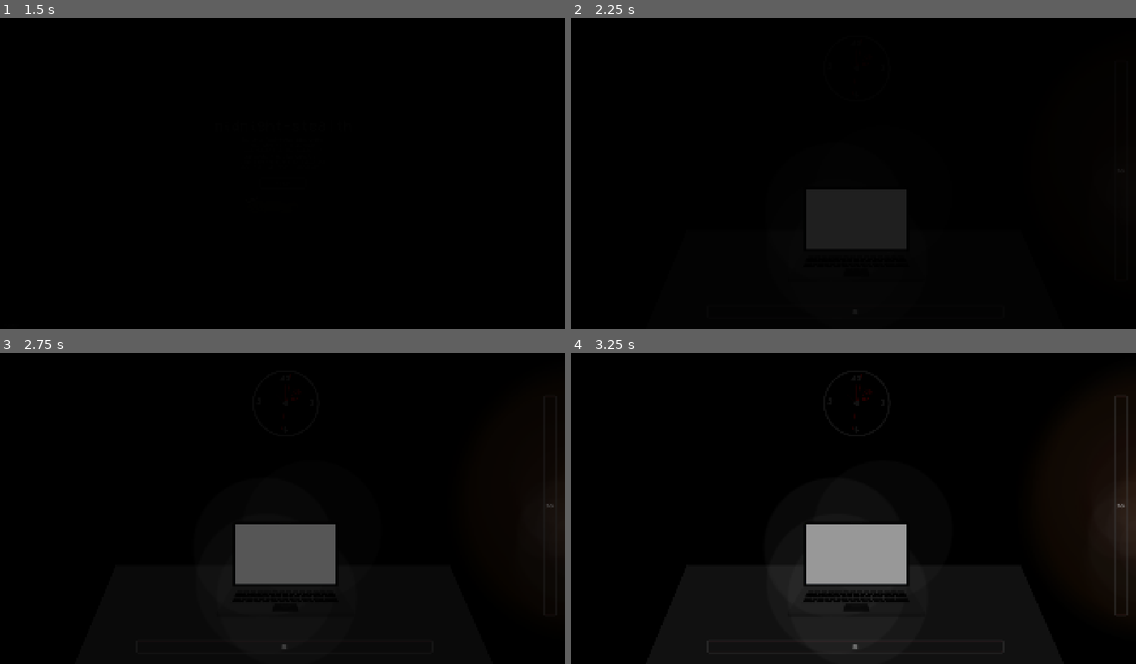
Above: before the commit, frames 1-4 (two rows, left to right).
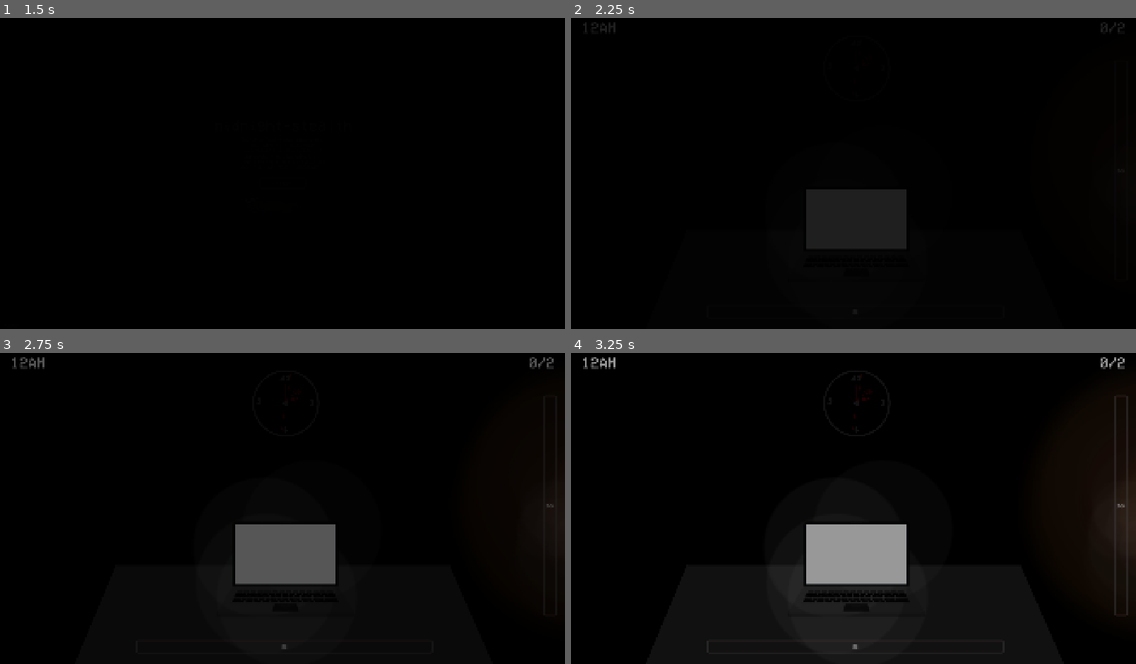
Above: after the commit, the same moments.

Repository: vempr/midnight-stealth
Game: Godot game, scene res://scenes/game.tscn
Two runs of this game, one before a commit and one after it. Both use one fixed random seed, a clock stepped at 60 frames per second and the inputs below.
Inputs (mouse positions are in pixels of both pictures, inside the frame that each line leads up to):
- Up to frame 1 (1.5 s): click "Play!" at 0.5 s; click "Play!" at 1.25 s
- Up to frame 2 (2.25 s): tap Enter at 2 s; move the mouse to (1119, 170) at 2.02 s; tap A (press_a) at 2.1 s
- Up to frame 3 (2.75 s): no input
- Up to frame 4 (3.25 s): move the mouse to (853, 648) at 2.77 s; tap C (press_c) at 2.85 s

Frame 1 is identical in both runs. In frame 2, 0.1% of the frame differs, in the area x 2-98%, y 1-5%; in frame 3, 0.2%; in frame 4, 0.2%, in the area x 2-98%, y 1-6%.

Commit message:
ui: dynamic xx:AM & assignements, render game_lost(enemy) after jumpscare with sfx fade-out

Diff:
--- a/scenes/actual_game.tscn
+++ b/scenes/actual_game.tscn
@@ -22,6 +22,11 @@
 
 [node name="ActualGame" type="Node2D"]
 script = ExtResource("1_sin48")
+
+[node name="Clock" type="Timer" parent="."]
+unique_name_in_owner = true
+wait_time = 45.0
+autostart = true
 
 [node name="HUD" parent="." instance=ExtResource("1_et30f")]
 unique_name_in_owner = true
@@ -55,7 +60,7 @@
 
 [node name="Jumpscare" type="CanvasLayer" parent="."]
 unique_name_in_owner = true
-layer = 10
+layer = 3
 visible = false
 
 [node name="DadJumpscare" type="Sprite2D" parent="Jumpscare"]
@@ -85,11 +90,12 @@
 [node name="AmbienceHorror" type="AudioStreamPlayer" parent="Audios"]
 unique_name_in_owner = true
 stream = ExtResource("12_spiit")
-volume_db = -5.0
+volume_db = -7.0
 
 [node name="AmbienceClock" type="AudioStreamPlayer" parent="Audios"]
 unique_name_in_owner = true
 stream = ExtResource("13_o5qd2")
+volume_db = -20.0
 
 [node name="DogPant" type="AudioStreamPlayer" parent="Audios"]
 unique_name_in_owner = true
@@ -113,3 +119,5 @@
 unique_name_in_owner = true
 stream = ExtResource("18_bsq64")
 volume_db = -18.0
+
+[connection signal="timeout" from="Clock" to="." method="_on_clock_timeout"]
--- a/scenes/bed.tscn
+++ b/scenes/bed.tscn
@@ -127,10 +127,12 @@
 
 [node name="SleepButton" type="Button" parent="."]
 unique_name_in_owner = true
+visible = false
 offset_left = 995.0
 offset_top = 621.0
 offset_right = 1342.0
 offset_bottom = 693.0
+theme_override_colors/font_color = Color(0, 1, 0, 1)
 theme_override_fonts/font = ExtResource("8_ulp3u")
 theme_override_font_sizes/font_size = 40
 text = "Go To Sleep.."
--- a/scenes/game.tscn
+++ b/scenes/game.tscn
@@ -9,11 +9,11 @@
 
 [node name="MainMenu" parent="." instance=ExtResource("2_5newe")]
 unique_name_in_owner = true
-layer = 3
+layer = 4
 
 [node name="BlackBackgroundCL" type="CanvasLayer" parent="."]
 unique_name_in_owner = true
-layer = 3
+layer = 4
 visible = false
 
 [node name="BlackBackground" type="ColorRect" parent="BlackBackgroundCL"]
@@ -44,3 +44,104 @@
 thanks for playing ❤️
 ❤️ built for siege (hack club) hackathon ❤️"
 horizontal_alignment = 1
+
+[node name="LostToTimeLabel" type="Label" parent="BlackBackgroundCL/BlackBackground"]
+unique_name_in_owner = true
+visible = false
+z_index = 10
+layout_mode = 1
+anchors_preset = 8
+anchor_left = 0.5
+anchor_top = 0.5
+anchor_right = 0.5
+anchor_bottom = 0.5
+offset_left = -234.5
+offset_top = -25.0
+offset_right = 234.5
+offset_bottom = 50.0
+grow_horizontal = 2
+grow_vertical = 2
+theme_override_fonts/font = ExtResource("2_1kice")
+theme_override_font_sizes/font_size = 20
+text = "you lost to: time
+tip: finish your assignments before 6am!"
+horizontal_alignment = 1
+
+[node name="LostToDadLabel" type="Label" parent="BlackBackgroundCL/BlackBackground"]
+unique_name_in_owner = true
+visible = false
+z_index = 10
+layout_mode = 1
+anchors_preset = 8
+anchor_left = 0.5
+anchor_top = 0.5
+anchor_right = 0.5
+anchor_bottom = 0.5
+offset_left = -234.5
+offset_top = -25.0
+offset_right = 234.5
+offset_bottom = 50.0
+grow_horizontal = 2
+grow_vertical = 2
+theme_override_fonts/font = ExtResource("2_1kice")
+theme_override_font_sizes/font_size = 20
+text = "you lost to: dad
+tip: close your door when you hear his footsteps!"
+horizontal_alignment = 1
+
+[node name="LostToMomLabel" type="Label" parent="BlackBackgroundCL/BlackBackground"]
+unique_name_in_owner = true
+visible = false
+z_index = 10
+layout_mode = 1
+anchors_preset = 8
+anchor_left = 0.5
+anchor_top = 0.5
+anchor_right = 0.5
+anchor_bottom = 0.5
+offset_left = -234.5
+offset_top = -25.0
+offset_right = 234.5
+offset_bottom = 50.0
+grow_horizontal = 2
+grow_vertical = 2
+theme_override_fonts/font = ExtResource("2_1kice")
+theme_override_font_sizes/font_size = 20
+text = "you lost to: mom
+tip: open your door when you hear her footsteps!"
+horizontal_alignment = 1
+
+[node name="ReplayButton" type="Button" parent="BlackBackgroundCL/BlackBackground"]
+unique_name_in_owner = true
+visible = false
+layout_mode = 1
+anchors_preset = 8
+anchor_left = 0.5
+anchor_top = 0.5
+anchor_right = 0.5
+anchor_bottom = 0.5
+offset_top = 30.0
+offset_right = 136.0
+offset_bottom = 53.0
+grow_horizontal = 2
+grow_vertical = 2
+theme_override_fonts/font = ExtResource("2_1kice")
+text = "Play Again"
+
+[node name="MainMenuButton" type="Button" parent="BlackBackgroundCL/BlackBackground"]
+unique_name_in_owner = true
+visible = false
+layout_mode = 1
+anchors_preset = 8
+anchor_left = 0.5
+anchor_top = 0.5
+anchor_right = 0.5
+anchor_bottom = 0.5
+offset_left = -140.0
+offset_top = 30.0
+offset_right = -4.0
+offset_bottom = 53.0
+grow_horizontal = 2
+grow_vertical = 2
+theme_override_fonts/font = ExtResource("2_1kice")
+text = "Main Menu"
--- a/scenes/hud.tscn
+++ b/scenes/hud.tscn
@@ -1,6 +1,7 @@
-[gd_scene load_steps=8 format=3 uid="uid://d2dulgpycwl2c"]
+[gd_scene load_steps=9 format=3 uid="uid://d2dulgpycwl2c"]
 
 [ext_resource type="Script" uid="uid://bt63qu8ldpxxu" path="res://scripts/hud.gd" id="1_ahhtf"]
+[ext_resource type="FontFile" uid="uid://dqs0oaj4yyi5i" path="res://assets/fonts/VCR_OSD_MONO_1.001.ttf" id="2_oo0fn"]
 
 [sub_resource type="StyleBoxFlat" id="StyleBoxFlat_ahhtf"]
 bg_color = Color(0.945098, 0.380392, 0.501961, 0.403922)
@@ -42,6 +43,40 @@
 layer = 3
 script = ExtResource("1_ahhtf")
 
+[node name="Info" type="Node" parent="."]
+
+[node name="Time" type="Label" parent="Info"]
+unique_name_in_owner = true
+offset_left = 35.0
+offset_top = 29.0
+offset_right = 152.0
+offset_bottom = 73.0
+theme_override_fonts/font = ExtResource("2_oo0fn")
+theme_override_font_sizes/font_size = 50
+text = "12AM"
+
+[node name="AssignmentsLeft" type="Label" parent="Info"]
+unique_name_in_owner = true
+offset_left = 1795.0
+offset_top = 29.0
+offset_right = 1912.0
+offset_bottom = 73.0
+theme_override_fonts/font = ExtResource("2_oo0fn")
+theme_override_font_sizes/font_size = 50
+text = "0/2"
+
+[node name="AssignmentsDone" type="Label" parent="Info"]
+unique_name_in_owner = true
+visible = false
+offset_left = 1795.0
+offset_top = 29.0
+offset_right = 1912.0
+offset_bottom = 73.0
+theme_override_colors/font_color = Color(0, 1, 0, 1)
+theme_override_fonts/font = ExtResource("2_oo0fn")
+theme_override_font_sizes/font_size = 50
+text = "2/2"
+
 [node name="BottomPanelAreaDown" type="Area2D" parent="."]
 unique_name_in_owner = true
 visible = false
--- a/scripts/actual_game.gd
+++ b/scripts/actual_game.gd
@@ -12,7 +12,7 @@
 	%AmbienceHorror.play()
 	%DogSnore.volume_db = -30.0
 	%DogPant.volume_db = -15.0
-	%Boo.volume_db = -15.0
+	%Boo.volume_db = -25.0
 	%DogSnore.play()
 
 
@@ -42,8 +42,13 @@
 		else:
 			%MomJumpscare.visible = true
 
-		get_tree().paused = true
+		%AmbienceHorror.stop()
+		%DogSnore.stop()
+		%DogPant.stop()
 		%Boo.play(0.5)
+
+		await get_tree().create_timer(5.0).timeout
+		game_lost(Globals.lost_to)
 
 	match Globals.place:
 		Globals.Place.TABLE:
@@ -93,6 +98,8 @@
 
 	black_background_canvas_layer.visible = true
 	win_label.visible = true
+	$"../BlackBackgroundCL/BlackBackground/ReplayButton".visible = true
+	$"../BlackBackgroundCL/BlackBackground/MainMenuButton".visible = true
 
 	var tween: Tween = create_tween()
 	tween.tween_property(black_background, "modulate:a", 1.0, 3.0).set_trans(Tween.TRANS_SINE).set_ease(Tween.EASE_IN_OUT)
@@ -106,3 +113,46 @@
 	for child in %Audios.get_children():
 		if child is AudioStreamPlayer:
 			child.queue_free()
+
+
+func game_lost(lost_to: Globals.Enemy) -> void:
+	set_process(false)
+	%HUD.process_mode = Node.PROCESS_MODE_DISABLED
+
+	var black_background_canvas_layer = $"../BlackBackgroundCL"
+	var black_background = $"../BlackBackgroundCL/BlackBackground"
+
+	match lost_to:
+		Globals.Enemy.TIME:
+			$"../BlackBackgroundCL/BlackBackground/LostToTimeLabel".visible = true
+		Globals.Enemy.MOM:
+			$"../BlackBackgroundCL/BlackBackground/LostToMomLabel".visible = true
+		Globals.Enemy.DAD:
+			$"../BlackBackgroundCL/BlackBackground/LostToDadLabel".visible = true
+
+	black_background_canvas_layer.visible = true
+	$"../BlackBackgroundCL/BlackBackground/ReplayButton".visible = true
+	$"../BlackBackgroundCL/BlackBackground/MainMenuButton".visible = true
+
+	var tween: Tween = create_tween()
+	tween.tween_property(black_background, "modulate:a", 1.0, 3.0).set_trans(Tween.TRANS_SINE).set_ease(Tween.EASE_IN_OUT)
+
+	for child in %Audios.get_children():
+		if child is AudioStreamPlayer:
+			tween.parallel().tween_property(child, "volume_db", -80.0, 3.0).set_trans(Tween.TRANS_SINE).set_ease(Tween.EASE_IN_OUT)
+
+	await tween.finished
+
+	for child in %Audios.get_children():
+		if child is AudioStreamPlayer:
+			child.queue_free()
+
+
+func _on_clock_timeout() -> void:
+	Globals.time += 1
+	if Globals.time == 6:
+		game_lost(Globals.Enemy.TIME)
+	elif Globals.time % 2 == 0:
+		%AmbienceClock.play()
+
+	%Clock.start(Globals.clock_speed)
--- a/scripts/computer.gd
+++ b/scripts/computer.gd
@@ -3,11 +3,9 @@
 signal computer_done
 
 const PASSING_GRADE: float = 95.0
-const ASSIGNMENTS_TO_SUBMIT: int = 2
 const GREEN: Color = Color(0.0, 0.679, 0.0)
 const RED: Color = Color(1.0, 0.199, 0.166)
 
-var submitted_assignments: int = 0
 var math_percentage: float = 0.0
 var english_percentage: float = 0.0
 var in_grading_process: bool = false
@@ -17,7 +15,7 @@
 
 
 func _process(_delta: float) -> void:
-	if submitted_assignments == ASSIGNMENTS_TO_SUBMIT:
+	if Globals.submitted_assignments == Globals.assignments_to_submit:
 		computer_done.emit()
 
 
@@ -38,16 +36,17 @@
 	in_grading_process = false
 
 	if result >= PASSING_GRADE:
-		submitted_assignments += 1
+		Globals.submitted_assignments += 1
 		%MathSubmitButton.disabled = true
 		%MathSubmitButton.text = "Math Homework Submitted!"
 		%MathGrade.add_theme_color_override("font_color", GREEN)
+		%MathGrade.text = str(snapped(result, 0.1)) + "%"
 		%Correct.play()
 	else:
 		%MathGrade.add_theme_color_override("font_color", RED)
+		%MathGrade.text = str(snapped(result, 0.1)) + "%" + " (95% needed)"
 		%Wrong.play()
 
-	%MathGrade.text = str(snapped(result, 0.1)) + "%"
 	%MathGradePrefix.visible = true
 	%MathGrade.visible = true
 
@@ -57,15 +56,16 @@
 	in_grading_process = false
 
 	if result >= PASSING_GRADE:
-		submitted_assignments += 1
+		Globals.submitted_assignments += 1
 		%EnglishSubmitButton.disabled = true
 		%EnglishSubmitButton.text = "English Homework Submitted!"
 		%EnglishGrade.add_theme_color_override("font_color", GREEN)
+		%EnglishGrade.text = str(snapped(result, 0.1)) + "%"
 		%Correct.play()
 	else:
 		%EnglishGrade.add_theme_color_override("font_color", RED)
+		%EnglishGrade.text = str(snapped(result, 0.1)) + "%" + " (95% needed)"
 		%Wrong.play()
 
-	%EnglishGrade.text = str(snapped(result, 0.1)) + "%"
 	%EnglishGradePrefix.visible = true
 	%EnglishGrade.visible = true
--- a/scripts/globals.gd
+++ b/scripts/globals.gd
@@ -1,12 +1,17 @@
 extends Node
 
 enum Place { TABLE, DOOR, BED, COMPUTER }
-enum Enemy { DAD, MOM, NOTHING }
+enum Enemy { DAD, MOM, TIME, NOTHING }
 
+var clock_speed: int = 45
+var time: int = 0
 var place: Place = Place.TABLE
 var door_closed: bool = false
 var dog_distressed: bool = false
 var lost_to: Enemy = Enemy.NOTHING
+
+var assignments_to_submit: int = 2
+var submitted_assignments: int = 0
 
 var functions = {
 	"getDogComfortCooldownTimer" = func() -> float:
--- a/scripts/hud.gd
+++ b/scripts/hud.gd
@@ -8,6 +8,16 @@
 
 
 func _process(_delta: float) -> void:
+	if Globals.time != 0:
+		%Time.text = str(Globals.time) + "AM"
+
+	if Globals.submitted_assignments == Globals.assignments_to_submit:
+		%AssignmentsLeft.visible = false
+		%AssignmentsDone.text = str(Globals.assignments_to_submit) + "/" + str(Globals.assignments_to_submit)
+		%AssignmentsDone.visible = true
+	else:
+		%AssignmentsLeft.text = str(Globals.submitted_assignments) + "/" + str(Globals.assignments_to_submit)
+
 	match Globals.place:
 		Globals.Place.TABLE:
 			%RightPanelArea.visible = true
